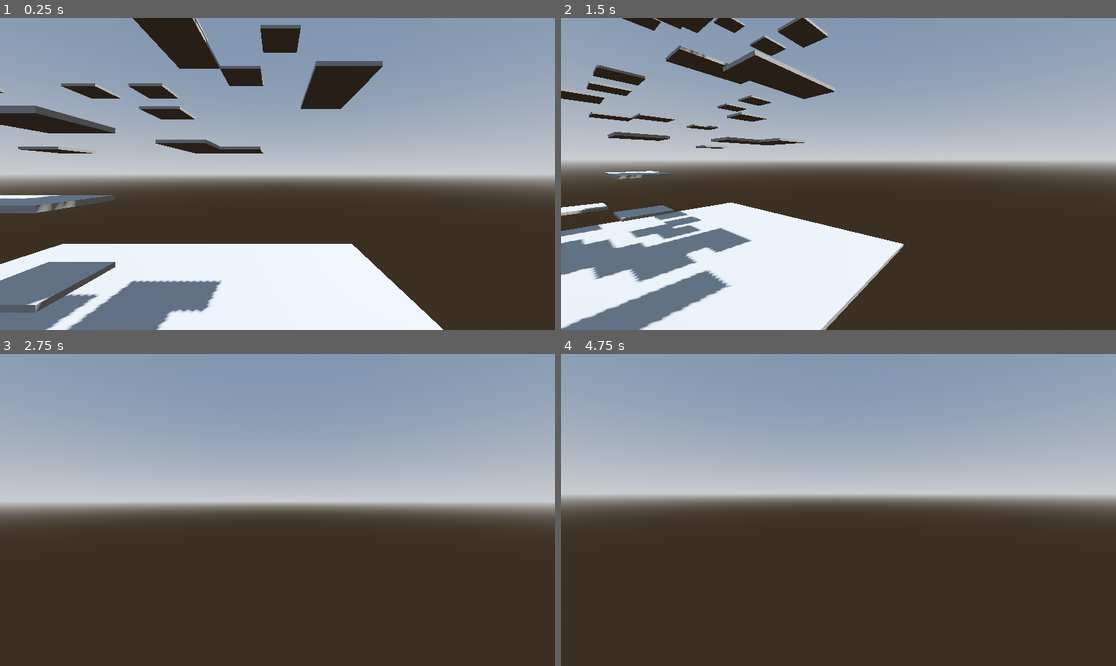
Above: before the commit, frames 1-4 (two rows, left to right).
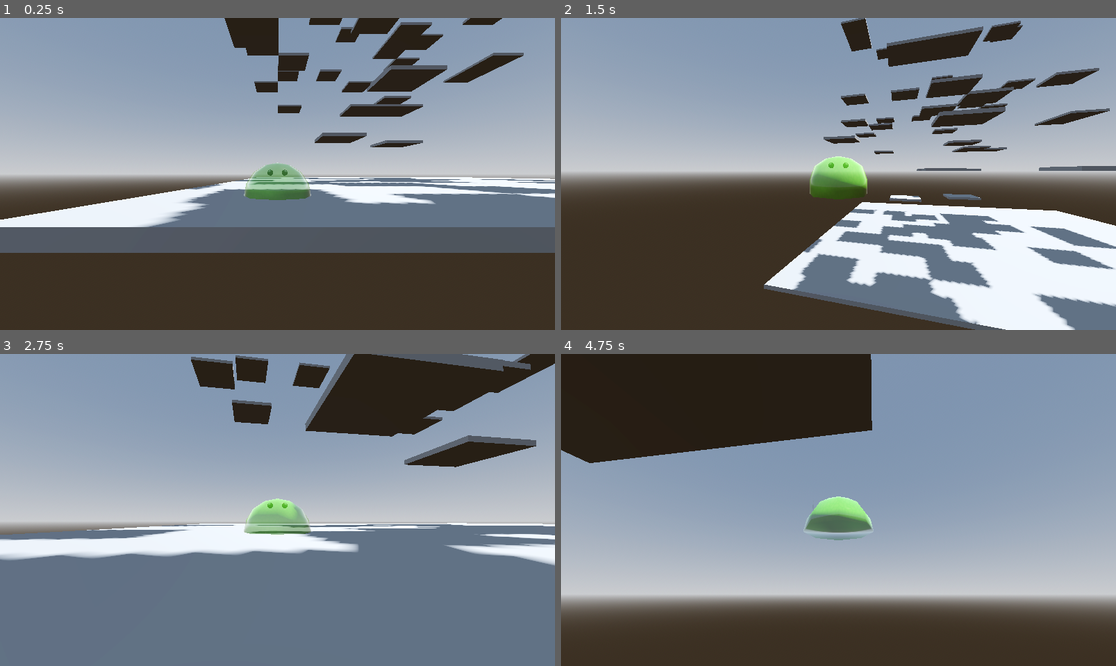
Above: after the commit, the same moments.

Repository: Matthew-Andreas/Slime
Game: Godot game, scene res://scenes/main.tscn
Two runs of this game, one before a commit and one after it. Both use one fixed random seed, a clock stepped at 60 frames per second and the inputs below.
Inputs (mouse positions are in pixels of both pictures, inside the frame that each line leads up to):
- Up to frame 1 (0.25 s): no input
- Up to frame 2 (1.5 s): tap Enter (ui_accept) at 0.5, 0.6 s; move the mouse to (960, 158) at 0.52 s; hold D (move_right) 0.53-1.28 s; click (960, 158) at 0.67 s; tap Space (jump) at 0.77, 1.07 s; tap 1 (emote 1, bound only after the commit) at 0.8, 1.35 s; move the mouse to (810, 174) at 1.27 s; hold W (move_up) from 1.28 s (still down); click (810, 174) at 1.42 s
- Up to frame 3 (2.75 s): keep holding W (move_up); tap Space (jump) at 1.52, 1.82 s; tap 2 (emote 2, bound only after the commit) at 1.55, 2.1 s; move the mouse to (288, 503) at 2.02 s; click (288, 503) at 2.17 s; tap 3 (emote 3, bound only after the commit) at 2.3 s
- Up to frame 4 (4.75 s): move the mouse to (832, 516) at 2.77 s; tap 3 (emote 3, bound only after the commit) at 2.85 s; click (832, 516) at 2.92 s; tap Space (jump) at 3.02, 3.05, 3.32, 3.6, 3.77, 4.07, 4.52 s; move the mouse to (877, 513) at 3.52 s; click (877, 513) at 3.67 s; tap Enter (ui_accept) at 3.8 s; tap Escape at 4.15 s; move the mouse to (672, 463) at 4.27 s; release W (move_up) at 4.28 s; hold A (move_left) from 4.28 s (still down); tap ` (freefly) at 4.35 s; click (672, 463) at 4.42 s; tap 1 (emote 1, bound only after the commit) at 4.55 s

The runs differ from the first frame. In frame 1, 52% of the frame differs, in the area x 0-100%, y 0-100%; in frame 2, 54%; in frame 3, 63%; in frame 4, 72%, in the area x 0-100%, y 0-86%.

Commit message:
platforms and slime movement

Diff:
--- a/player2.gd
+++ b/player2.gd
@@ -11,6 +11,7 @@
 var jumping = false
 var sense_horizontal = 0.2
 var sense_vertical = 0.2
+var mouse_captured : bool = false
 
 func _ready() -> void:
 	Input.mouse_mode = Input.MOUSE_MODE_CAPTURED
@@ -22,6 +23,15 @@
 		#camera_mount.rotate_x(deg_to_rad(-event.relative.y)*sense_vertical)
 		pass
 
+func capture_mouse():
+	Input.set_mouse_mode(Input.MOUSE_MODE_CAPTURED)
+	mouse_captured = true
+
+
+func release_mouse():
+	Input.set_mouse_mode(Input.MOUSE_MODE_VISIBLE)
+	mouse_captured = false
+
 func _physics_process(delta: float) -> void:
 	# Add the gravity.
 	if not is_on_floor():
@@ -31,7 +41,7 @@
 		jumping = false
 
 		# Handle jump.
-	if Input.is_action_just_pressed("ui_accept") and is_on_floor():
+	if Input.is_action_just_pressed("jump") and is_on_floor():
 		slime.animationType("Jump_Move")
 		velocity.y = JUMP_VELOCITY
 		jumping = true
@@ -49,10 +59,16 @@
 		slime.animationType("Emote_Excite")
 		somethingHappened = true
 
+	# Mouse capturing
+	if Input.is_mouse_button_pressed(MOUSE_BUTTON_LEFT):
+		capture_mouse()
+	if Input.is_key_pressed(KEY_ESCAPE):
+		release_mouse()
+
 
 	# Get the input direction and handle the movement/deceleration.
 	# As good practice, you should replace UI actions with custom gameplay actions.
-	var input_dir := Input.get_vector("left", "right", "foward", "back")
+	var input_dir := Input.get_vector("move_left", "move_right", "move_up", "move_down")
 	var direction := (transform.basis * Vector3(input_dir.x, 0, input_dir.y)).normalized()
 
 	direction = direction.rotated(Vector3.UP, camera.global_rotation.y)
--- a/project.godot
+++ b/project.godot
@@ -14,6 +14,10 @@
 run/main_scene="uid://dovymemhyh1ci"
 config/features=PackedStringArray("4.4", "Forward Plus")
 config/icon="res://icon.svg"
+
+[filesystem]
+
+import/blender/enabled=false
 
 [input]
 
@@ -52,6 +56,21 @@
 "events": [Object(InputEventKey,"resource_local_to_scene":false,"resource_name":"","device":-1,"window_id":0,"alt_press …(192 unchanged characters)…
 ]
 }
+"emote 1"={
+"deadzone": 0.2,
+"events": [Object(InputEventKey,"resource_local_to_scene":false,"resource_name":"","device":-1,"window_id":0,"alt_pressed":false,"shift_pressed":false,"ctrl_pressed":false,"meta_pressed":false,"pressed":false,"keycode":0,"physical_keycode":49,"key_label":0,"unicode":49,"location":0,"echo":false,"script":null)
+]
+}
+"emote 2"={
+"deadzone": 0.2,
+"events": [Object(InputEventKey,"resource_local_to_scene":false,"resource_name":"","device":-1,"window_id":0,"alt_pressed":false,"shift_pressed":false,"ctrl_pressed":false,"meta_pressed":false,"pressed":false,"keycode":0,"physical_keycode":50,"key_label":0,"unicode":50,"location":0,"echo":false,"script":null)
+]
+}
+"emote 3"={
+"deadzone": 0.2,
+"events": [Object(InputEventKey,"resource_local_to_scene":false,"resource_name":"","device":-1,"window_id":0,"alt_pressed":false,"shift_pressed":false,"ctrl_pressed":false,"meta_pressed":false,"pressed":false,"keycode":0,"physical_keycode":51,"key_label":0,"unicode":51,"location":0,"echo":false,"script":null)
+]
+}
 
 [physics]
 
--- a/scenes/main.tscn
+++ b/scenes/main.tscn
@@ -1,7 +1,7 @@
 [gd_scene load_steps=6 format=3 uid="uid://dovymemhyh1ci"]
 
 [ext_resource type="Script" uid="uid://bvv2xv8a7ghx6" path="res://scripts/main.gd" id="1_o5qli"]
-[ext_resource type="PackedScene" uid="uid://bs72ogkvdd7d6" path="res://addons/proto_controller/proto_controller.tscn" id="2_0wfyh"]
+[ext_resource type="PackedScene" uid="uid://dghxcd184a6gu" path="res://player.tscn" id="2_0wfyh"]
 
 [sub_resource type="ProceduralSkyMaterial" id="ProceduralSkyMaterial_0wfyh"]
 sky_horizon_color = Color(0.662243, 0.671743, 0.686743, 1)
@@ -31,5 +31,5 @@
 use_collision = true
 size = Vector3(10, 1, 10)
 
-[node name="ProtoController" parent="." instance=ExtResource("2_0wfyh")]
-transform = Transform3D(1, 0, 0, 0, 1, 0, 0, 0, 1, 6.9262, 0.0388554, 6.53685)
+[node name="Player" parent="." instance=ExtResource("2_0wfyh")]
+transform = Transform3D(0.25, 0, 0, 0, 0.25, 0, 0, 0, 0.25, 0.475161, -0.961145, 8.6173)
